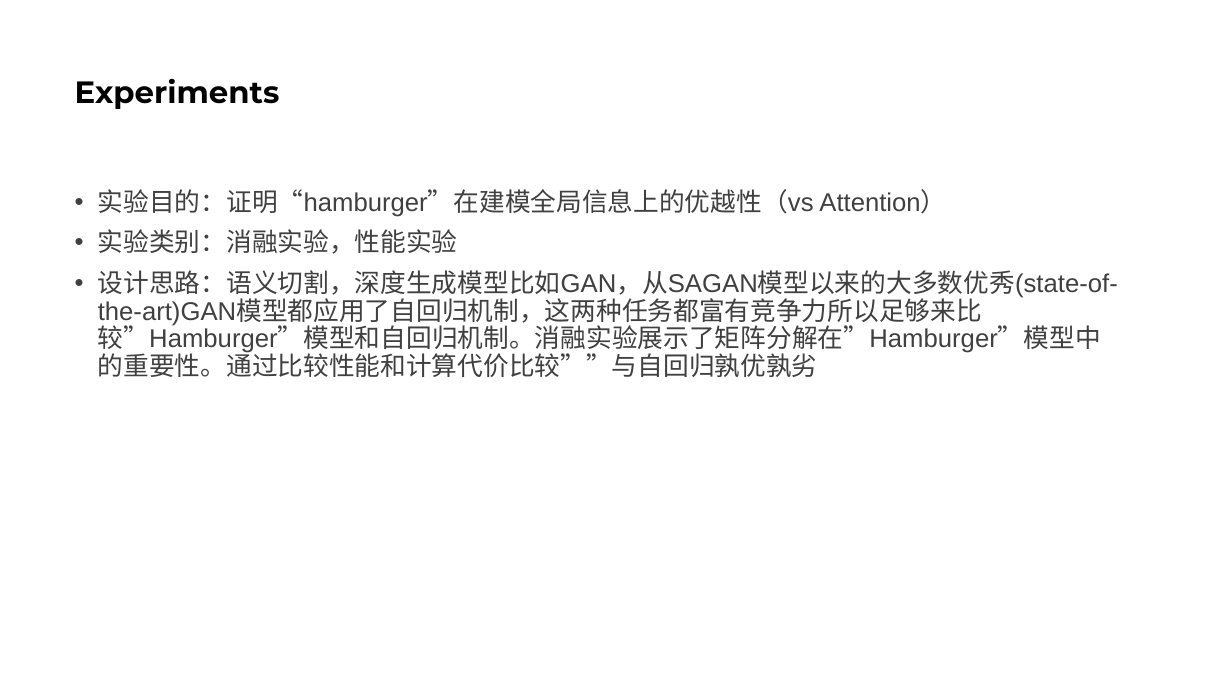
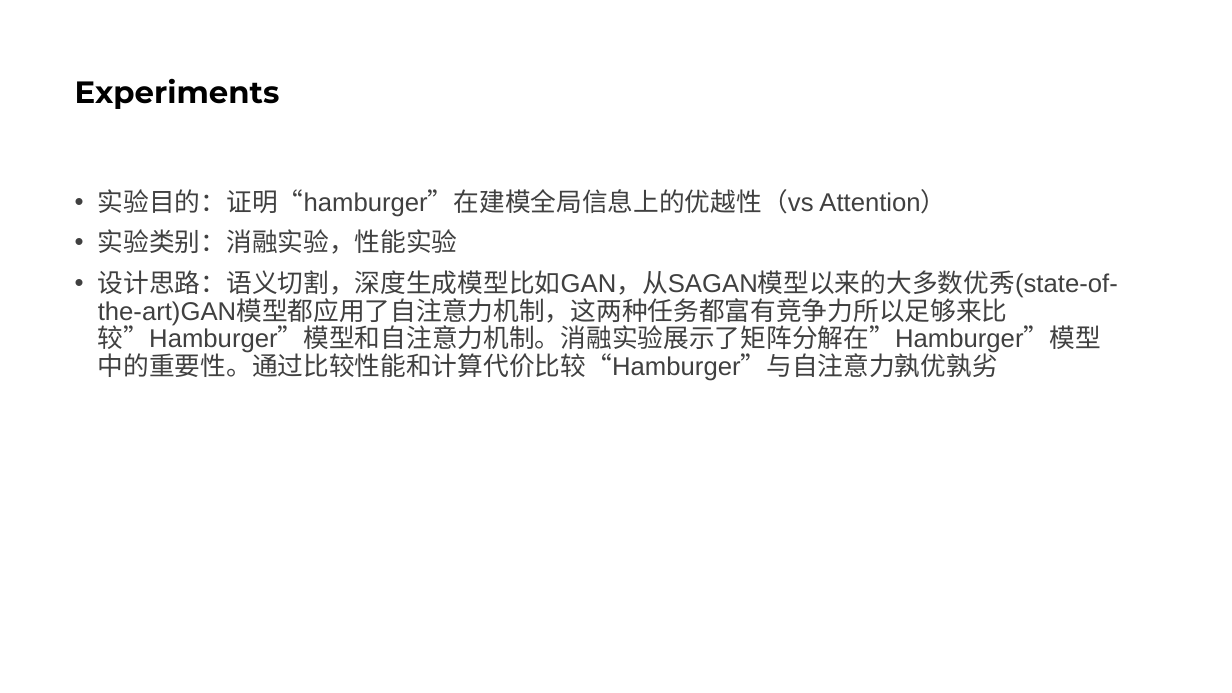
Before and after one commit to mag1c1an1/researcher, a slide deck: slide 3 of deep_learning/Presentation1.pptx. Drawn at 1232x693 pixels with LibreOffice and Linux fonts; fonts in the diff are those of the drawing. Boxes give left, top, right and bottom in pixels: in the first picture for what was removed or moved away, otherwise in the second. Text is boxed around its words. In the diff, an @@ line names an element or a change of style, - is before the commit and + after.

```diff
--- a/deep_learning/Presentation1.pptx
+++ b/deep_learning/Presentation1.pptx
@@ text at box(98, 270, 1118, 381): text changed @@
-• 设计思路：语义切割，深度生成模型比如GAN，从SAGAN模型以来的大多数优秀(state-of-the-art)GAN模型都应用了自回归机制，这两种任务都富有竞争力所以足够来比较”Hamburger”模型和自回归机制。消融实验展示了矩阵分解在”Hamburger”模型中的重要性。通过比较性能和计算代价比较””与自回归孰优孰劣
+• 设计思路：语义切割，深度生成模型比如GAN，从SAGAN模型以来的大多数优秀(state-of-the-art)GAN模型都应用了自注意力机制，这两种任务都富有竞争力所以足够来比较”Hamburger”模型和自注意力机制。消融实验展示了矩阵分解在”Hamburger”模型中的重要性。通过比较性能和计算代价比较“Hamburger”与自注意力孰优孰劣
```
Also in this commit, not shown: 2 other slides changed, 5 other files.
